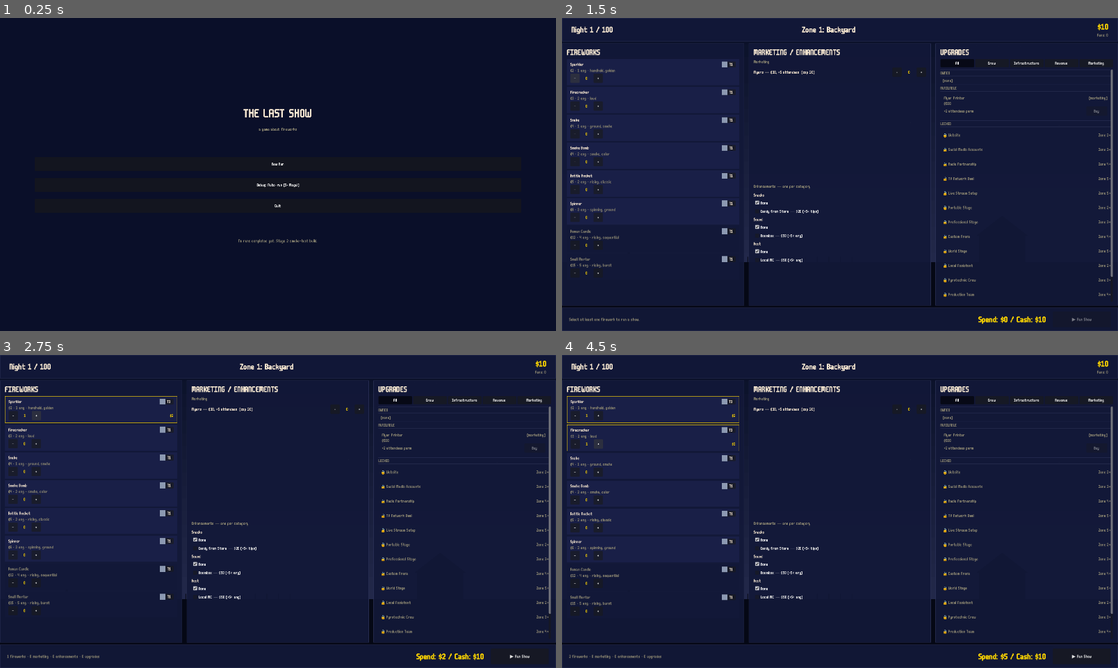
Above: before the commit, frames 1-4 (two rows, left to right).
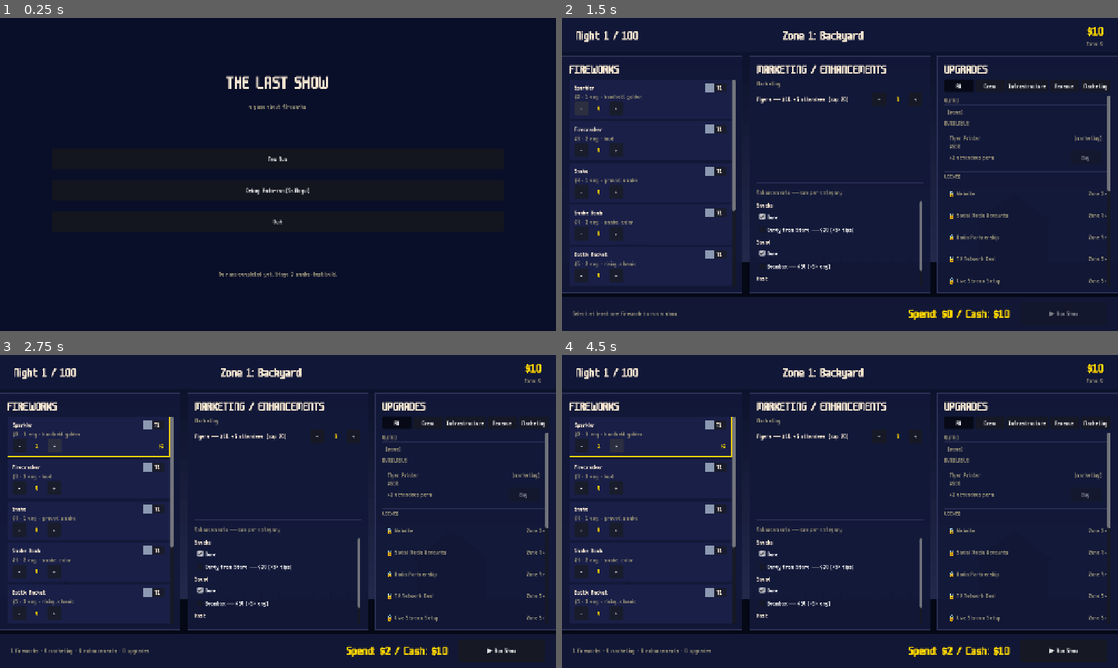
Above: after the commit, the same moments.

Repository: missingpagestudios/launch-game
Game: Godot game, scene res://scenes/title.tscn
Two runs of this game, one before a commit and one after it. Both use one fixed random seed, a clock stepped at 60 frames per second and the inputs below.
Inputs:
- Up to frame 1 (0.25 s): no input
- Up to frame 2 (1.5 s): click "New Run" at 0.5 s; click "-" at 1.25 s
- Up to frame 3 (2.75 s): click "+" at 2 s
- Up to frame 4 (4.5 s): click "-" at 2.75 s; click "-" at 3.5 s; click "+" at 4.25 s

The runs differ from the first frame. In frame 1, 1.2% of the frame differs, in the area x 39-61%, y 18-83%; in frame 2, 12%; in frame 3, 12%; in frame 4, 12%, in the area x 0-100%, y 1-98%.

Commit message:
Fix viewport/window mismatch — the real root cause of shrunken text
project.godot was configured with a 1920x1080 design viewport but a
1280x720 window override under stretch/mode="viewport". Godot rendered
every UI element at 1920 design pixels then downscaled the whole frame
by 2/3 into the window, so a 16px label showed up at ~11 real pixels.
The pixel font looked correct on its own grid — it was the frame buffer
that was shrinking.

Fix:
  * viewport_width / viewport_height set to 1280 / 720 to match the
    intended window size (1:1 design pixels to screen pixels).
  * Drop the window_width_override / window_height_override entries —
    the viewport and window now agree, no override needed.
  * stretch/mode="canvas_items" so UI geometry stays in integer pixels
    even when the window is resized; stretch/aspect="keep" preserves
    16:9 without letter-squishing the font.

Co-Authored-By: Claude Opus 4.7 (1M context) <noreply@anthropic.com>

Diff:
--- a/project.godot
+++ b/project.godot
@@ -26,17 +26,16 @@
 DebugAutoRun="*res://scripts/autoload/DebugAutoRun.gd"
 Router="*res://scripts/autoload/Router.gd"
 
+[display]
+
+window/size/viewport_width=1280
+window/size/viewport_height=720
+window/stretch/mode="canvas_items"
+window/stretch/aspect="keep"
+
 [gui]
 
 theme/custom="res://themes/default.tres"
-
-[display]
-
-window/size/viewport_width=1920
-window/size/viewport_height=1080
-window/size/window_width_override=1280
-window/size/window_height_override=720
-window/stretch/mode="viewport"
 
 [input]
 
